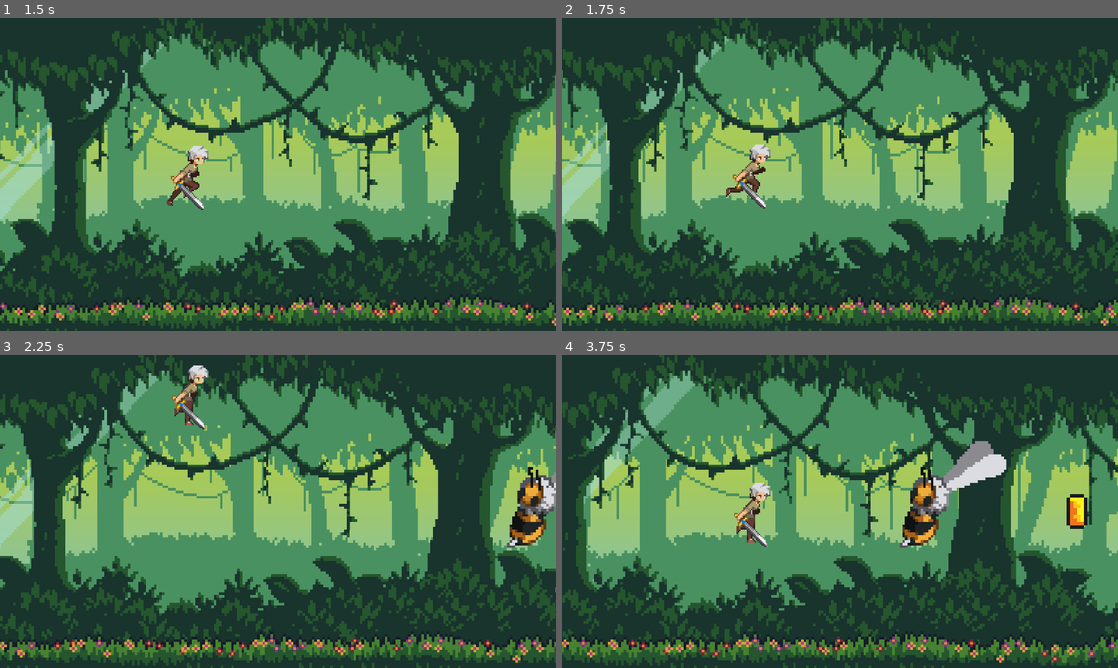
Above: before the commit, frames 1-4 (two rows, left to right).
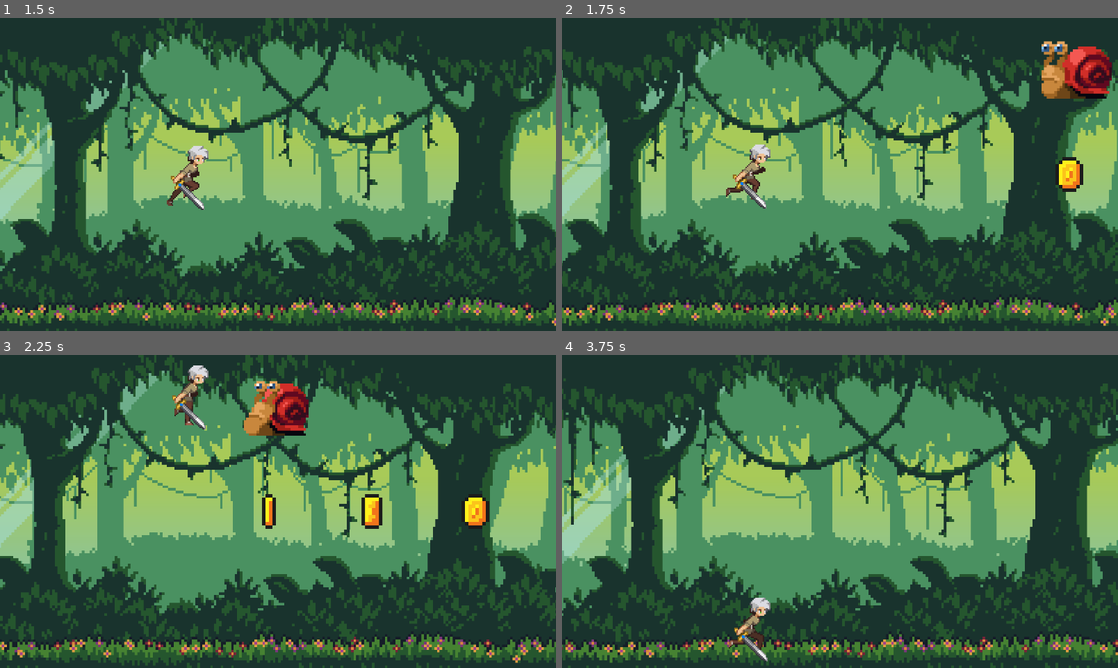
Above: after the commit, the same moments.

Repository: gehuybre/side-runner
Game: Godot game, scene res://scenes/world-1.tscn
The game is run twice, just before and just after one commit, with the same random seed, the same clock (stepped at 60 frames per second) and the same inputs.
Inputs:
- Up to frame 1 (1.5 s): tap Enter at 0.5, 1.35 s; hold Up (lane_up) 0.53-1.28 s; tap R at 0.6 s; tap Space at 0.77 s; hold Down (lane_down) from 1.28 s (still down)
- Up to frame 2 (1.75 s): keep holding Down (lane_down); tap Space at 1.52 s
- Up to frame 3 (2.25 s): release Down (lane_down) at 2.03 s; hold Up (lane_up) from 2.03 s (still down); tap R at 2.1 s
- Up to frame 4 (3.75 s): tap R at 2.75, 3.6 s; tap Enter at 2.85 s; tap Space at 3.02 s; release Up (lane_up) at 3.53 s; hold Down (lane_down) from 3.53 s (still down)

Frame 1 is identical in both runs. In frame 2, 2.4% of the frame differs, in the area x 86-99%, y 7-56%; in frame 3, 4.1%; in frame 4, 55%, in the area x 0-100%, y 0-100%.

Commit message:
Enhance game speed and spawning system
- Double base world speed from 299 to 1098 pixels/second
- Implement dual spawning: constant coin sequences + random obstacles
- Add overlap prevention with 200px minimum spawn distance
- Increase spawn rates: coins every 0.2s, obstacles every 1.5s (80% chance)
- Update parallax scroller and object despawn distances (-800px)
- Maintain progressive speed increases (10% every 15s)
- Add spawn tracking system to prevent object overlaps in same lane

Diff:
--- a/scripts/coin.gd
+++ b/scripts/coin.gd
@@ -4,7 +4,7 @@
 signal collected
 
 @export var speed: float = 260.0  # Movement speed (sync with world speed)
-@export var destroy_x: float = -500.0  # X position to destroy coin
+@export var destroy_x: float = -800.0  # X position to destroy coin (moved further left)
 
 func _ready() -> void:
 	# Connect collision detection
--- a/scripts/obstacle-bee.gd
+++ b/scripts/obstacle-bee.gd
@@ -2,7 +2,7 @@
 extends Node2D
 
 @export var speed: float = 260.0
-@export var destroy_x: float = -500.0  # Much further left to ensure it passes the player
+@export var destroy_x: float = -800.0  # Much further left to ensure it passes the player
 
 signal hit_player
 
--- a/scripts/parallax_scroller.gd
+++ b/scripts/parallax_scroller.gd
@@ -1,6 +1,6 @@
 extends ParallaxBackground
 
-@export var scroll_speed: float = 260.0
+@export var scroll_speed: float = 598.0  # doubled base speed (299 * 2)
 @export var layer_multipliers: PackedFloat32Array = [0.25, 0.5, 1.0]
 
 var _active: bool = true
--- a/scripts/spawner.gd
+++ b/scripts/spawner.gd
@@ -5,20 +5,44 @@
 @export var obstacle_scenes: Array[PackedScene] = []  # Array of different obstacle types
 
 @export var spawn_interval: float = 1.0         # base interval
-@export var obstacle_chance: float = 0.7        # 70% obstacle, 30% coin
 @export var start_x: float = 1200.0             # spawn X (offscreen right)
-@export var world_speed: float = 260.0          # keep in sync with parallax
+@export var world_speed: float = 1098.0          # doubled base speed
 @export var lanes_y: PackedFloat32Array = []    # Will be set by player
 
 @export var min_gap_px: float = 140.0           # ensure spacing between spawns
+@export var speed_increase_interval: float = 15.0  # increase speed every 15 seconds
+@export var speed_increase_rate: float = 1.1    # multiply by 1.1 (10% increase)
+@export var coin_sequence_length: int = 4       # number of coins in sequence before switching lanes
+@export var coin_sequence_spacing: float = 0.2  # time between coins in sequence (faster)
+@export var obstacle_spawn_interval: float = 1.5  # time between obstacle spawns (faster)
+@export var obstacle_chance: float = 0.8        # 80% chance to spawn obstacle when interval is reached
+@export var min_spawn_distance: float = 200.0   # minimum distance between spawns to prevent overlap
+
 var _next_spawn_time: float = 0.0
+var _next_obstacle_spawn_time: float = 0.0
 var _rng := RandomNumberGenerator.new()
 var _game_active: bool = true
+var _speed_timer: float = 0.0
+var _current_speed_multiplier: float = 1.0
+var _current_lane: int = 0
+var _coins_in_sequence: int = 0
+var _recent_spawns: Array[Dictionary] = []  # Track recent spawns to prevent overlaps
 
 func _ready() -> void:
 	_rng.randomize()
 	_next_spawn_time = spawn_interval
+	_next_obstacle_spawn_time = obstacle_spawn_interval
+
+	# Initialize coin sequence tracking
+	_current_lane = _rng.randi_range(0, 2)
+	_coins_in_sequence = 0
+
 	print("Spawner ready! obstacle_scenes count: ", obstacle_scenes.size(), " coin_scene: ", coin_scene)
+
+	# Initialize parallax scroller speed
+	var parallax = get_parent().get_node("ParallaxScroller")
+	if parallax and parallax.has_method("set"):
+		parallax.set("scroll_speed", world_speed)
 
 	# Connect to player signals
 	var player = get_parent().get_node("Player")
@@ -42,48 +66,62 @@
 	if not _game_active:
 		return
 
+	# Update speed progression timer
+	_speed_timer += delta
+	if _speed_timer >= speed_increase_interval:
+		_speed_timer = 0.0
+		_current_speed_multiplier *= speed_increase_rate
+		print("Speed increased! New multiplier: ", _current_speed_multiplier, " Effective speed: ", world_speed * _current_speed_multiplier)
+
+		# Update parallax scroller speed
+		var parallax = get_parent().get_node("ParallaxScroller")
+		if parallax and parallax.has_method("set"):
+			parallax.set("scroll_speed", world_speed * _current_speed_multiplier)
+
 	_next_spawn_time -= delta
 	if _next_spawn_time <= 0.0:
-		_spawn_random()
-		# small difficulty wobble
-		_next_spawn_time = max(0.55, spawn_interval - _rng.randf_range(0.0, 0.25))
-
-func _spawn_random() -> void:
+		_spawn_coin()
+		# Use shorter interval for coin sequences
+		_next_spawn_time = coin_sequence_spacing
+
+	# Handle obstacle spawning separately
+	_next_obstacle_spawn_time -= delta
+	if _next_obstacle_spawn_time <= 0.0:
+		if _rng.randf() <= obstacle_chance:
+			_spawn_obstacle()
+		_next_obstacle_spawn_time = obstacle_spawn_interval
+
+func _spawn_coin() -> void:
 	if lanes_y.size() != 3:
 		print("Warning: lanes_y size is ", lanes_y.size(), " but expected 3")
 		return
 
-	# Prevent impossible overlaps by simple X-gap check
-	# Note: This logic needs rework since start_x is fixed, but for now let's disable it
-	# if _last_spawn_x > 0.0 and (start_x - _last_spawn_x) < min_gap_px:
-	#	print("Skipping spawn due to gap check. Last spawn X: ", _last_spawn_x, " Current start X: ", start_x, " Gap: ", start_x - _last_spawn_x)
-	#	return
-
-	var lane_idx: int = _rng.randi_range(0, 2)
-	var is_obstacle: bool = _rng.randf() <= obstacle_chance
-
-	# If coin_scene is null, always spawn obstacles
-	if coin_scene == null:
-		is_obstacle = true
-
-	var scene: PackedScene = null
-	if is_obstacle:
-		# Randomly select from available obstacle scenes
-		if obstacle_scenes.size() > 0:
-			var obstacle_idx = _rng.randi_range(0, obstacle_scenes.size() - 1)
-			scene = obstacle_scenes[obstacle_idx]
-			print("Selected obstacle type ", obstacle_idx, " from ", obstacle_scenes.size(), " types")
-		else:
-			print("No obstacle scenes available!")
-			return
-	else:
-		scene = coin_scene
+	# Check if we need to switch lanes (after completing a sequence)
+	if _coins_in_sequence >= coin_sequence_length:
+		_coins_in_sequence = 0
+		# Switch to a different lane
+		var new_lane = _current_lane
+		while new_lane == _current_lane:
+			new_lane = _rng.randi_range(0, 2)
+		_current_lane = new_lane
+		print("Switched to lane ", _current_lane, " for new coin sequence")
+
+	var lane_idx: int = _current_lane
+
+	# Check for overlaps before spawning
+	if _would_overlap(start_x, lane_idx):
+		print("Skipping coin spawn due to overlap at lane ", lane_idx)
+		return
+
+	_coins_in_sequence += 1
+
+	var scene: PackedScene = coin_scene
 
 	if scene == null:
-		print("Scene is null! is_obstacle: ", is_obstacle)
-		return
-
-	print("Spawning ", "obstacle" if is_obstacle else "coin", " at lane ", lane_idx, " (y=", lanes_y[lane_idx], ")")
+		print("Coin scene is null!")
+		return
+
+	print("Spawning coin ", _coins_in_sequence, "/", coin_sequence_length, " at lane ", lane_idx, " (y=", lanes_y[lane_idx], ")")
 
 	var inst := scene.instantiate()
 	if !(inst is Node2D):
@@ -93,18 +131,102 @@
 	var n2d := inst as Node2D
 	n2d.position = Vector2(start_x, lanes_y[lane_idx])
 
-	# Pass world speed into spawned node if it has 'speed'
+	# Pass current effective world speed into spawned node if it has 'speed'
+	var effective_speed = world_speed * _current_speed_multiplier
 	if inst.has_method("set") and "speed" in inst:
-		inst.set("speed", world_speed)
-
-	# Connect signals (optional)
-	if is_obstacle and inst.has_signal("hit_player"):
+		inst.set("speed", effective_speed)
+
+	# Connect signals for coins
+	if inst.has_signal("collected"):
+		inst.connect("collected", Callable(self, "_on_coin_collected"))
+
+	# Track this spawn
+	_track_spawn(start_x, lane_idx, "coin")
+
+	add_child(inst)
+	print("Successfully spawned and added coin to scene tree")
+
+func _spawn_obstacle() -> void:
+	if lanes_y.size() != 3:
+		print("Warning: lanes_y size is ", lanes_y.size(), " but expected 3")
+		return
+
+	if obstacle_scenes.size() == 0:
+		print("No obstacle scenes available!")
+		return
+
+	# Choose a random lane for obstacles (not following coin sequence)
+	var lane_idx: int = _rng.randi_range(0, 2)
+
+	# Check for overlaps before spawning
+	if _would_overlap(start_x, lane_idx):
+		print("Skipping obstacle spawn due to overlap at lane ", lane_idx)
+		return
+
+	# Randomly select from available obstacle scenes
+	var obstacle_idx = _rng.randi_range(0, obstacle_scenes.size() - 1)
+	var scene = obstacle_scenes[obstacle_idx]
+	print("Selected obstacle type ", obstacle_idx, " from ", obstacle_scenes.size(), " types")
+
+	if scene == null:
+		print("Obstacle scene is null!")
+		return
+
+	print("Spawning obstacle at lane ", lane_idx, " (y=", lanes_y[lane_idx], ")")
+
+	var inst := scene.instantiate()
+	if !(inst is Node2D):
+		print("Instantiated object is not Node2D!")
+		return
+
+	var n2d := inst as Node2D
+	n2d.position = Vector2(start_x, lanes_y[lane_idx])
+
+	# Pass current effective world speed into spawned node if it has 'speed'
+	var effective_speed = world_speed * _current_speed_multiplier
+	if inst.has_method("set") and "speed" in inst:
+		inst.set("speed", effective_speed)
+
+	# Connect signals for obstacles
+	if inst.has_signal("hit_player"):
 		inst.connect("hit_player", Callable(self, "_on_hit_player"))
-	elif not is_obstacle and inst.has_signal("collected"):
-		inst.connect("collected", Callable(self, "_on_coin_collected"))
+
+	# Track this spawn
+	_track_spawn(start_x, lane_idx, "obstacle")
 
 	add_child(inst)
-	print("Successfully spawned and added bee to scene tree")
+	print("Successfully spawned and added obstacle to scene tree")
+
+func _would_overlap(spawn_x: float, lane: int) -> bool:
+	# Clean up old spawns that have moved far enough away
+	_cleanup_old_spawns()
+
+	# Check if any recent spawn in the same lane is too close
+	for spawn_data in _recent_spawns:
+		if spawn_data.lane == lane:
+			var distance = abs(spawn_x - spawn_data.x_position)
+			if distance < min_spawn_distance:
+				return true
+	return false
+
+func _track_spawn(spawn_x: float, lane: int, type: String) -> void:
+	var spawn_data = {
+		"x_position": spawn_x,
+		"lane": lane,
+		"type": type,
+		"spawn_time": Time.get_time_dict_from_system()
+	}
+	_recent_spawns.append(spawn_data)
+
+func _cleanup_old_spawns() -> void:
+	# Remove spawns that have moved far enough left that they won't cause overlaps
+	var effective_speed = world_speed * _current_speed_multiplier
+	var cleanup_distance = min_spawn_distance * 2.0  # Extra buffer
+
+	_recent_spawns = _recent_spawns.filter(func(spawn_data):
+		var estimated_current_x = spawn_data.x_position - (effective_speed * 2.0)  # Estimate 2 seconds of movement
+		return estimated_current_x > (start_x - cleanup_distance)
+	)
 
 func _on_coin_collected() -> void:
 	print("Spawner received coin collected signal")
@@ -146,6 +268,21 @@
 func _restart_game() -> void:
 	print("Restarting game...")
 
+	# Reset speed progression
+	_speed_timer = 0.0
+	_current_speed_multiplier = 1.0
+
+	# Reset coin sequence tracking
+	_current_lane = _rng.randi_range(0, 2)
+	_coins_in_sequence = 0
+
+	# Reset spawn timers
+	_next_spawn_time = spawn_interval
+	_next_obstacle_spawn_time = obstacle_spawn_interval
+
+	# Clear spawn tracking
+	_recent_spawns.clear()
+
 	# Reset HUD before reloading scene
 	var hud = get_parent().get_node("HUD")
 	if hud and hud.has_method("reset_game"):
